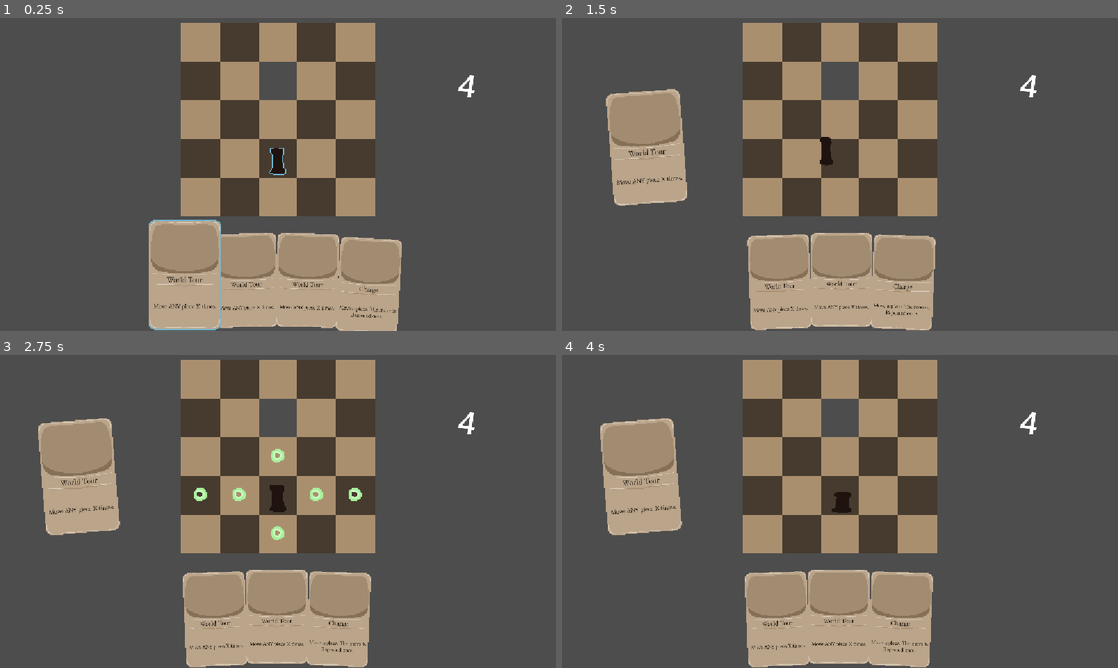
Above: before the commit, frames 1-4 (two rows, left to right).
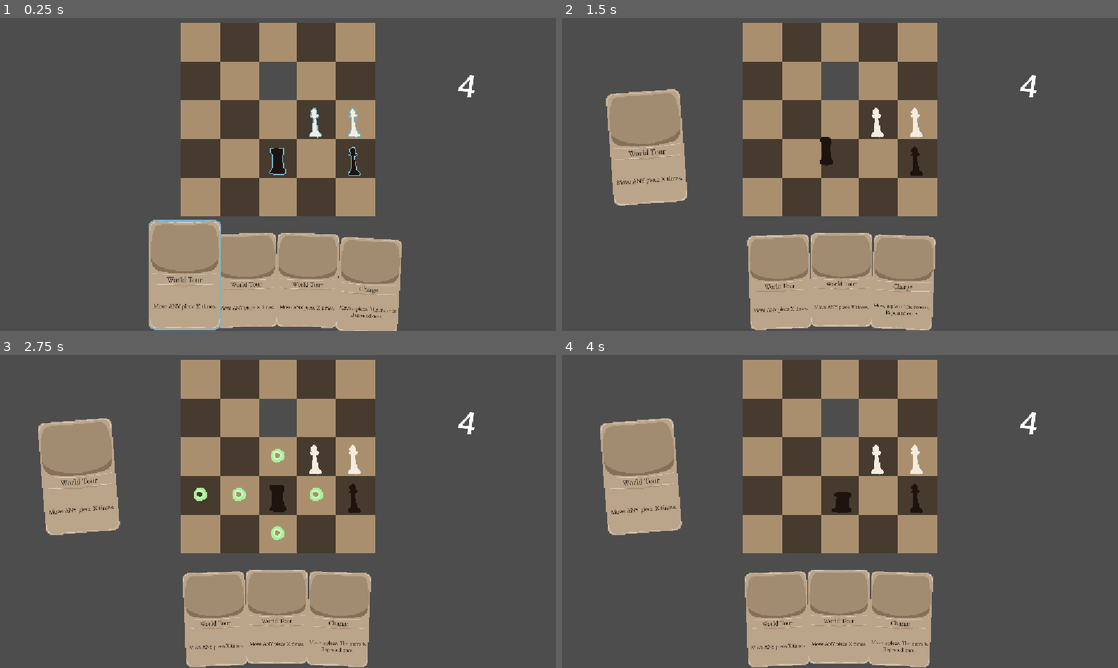
Above: after the commit, the same moments.

Repository: yourname3/gmtk-2026
Game: Godot game, scene res://levels/level_wip.tscn
Same seed, same stepped clock (60 frames per second), same inputs: the game is played once before the commit and once after it. This scene is started directly instead of the project's main scene.
Inputs (mouse positions are in pixels of both pictures, inside the frame that each line leads up to):
- Up to frame 1 (0.25 s): no input
- Up to frame 2 (1.5 s): move the mouse to (840, 158) at 0.52 s; click (840, 158) at 0.6 s; tap Enter at 1.25 s; move the mouse to (801, 158) at 1.27 s; click (801, 158) at 1.35 s
- Up to frame 3 (2.75 s): tap Space at 2 s; move the mouse to (278, 495) at 2.02 s; click (278, 495) at 2.1 s
- Up to frame 4 (4 s): tap Enter at 2.75 s; move the mouse to (762, 495) at 2.77 s; click (762, 495) at 2.85 s; move the mouse to (840, 495) at 3.52 s; click (840, 495) at 3.6 s

The runs differ from the first frame. In frame 1, 0.3% of the frame differs, in the area x 55-65%, y 28-51%; in frame 2, 0.3%; in frame 3, 0.4%, in the area x 55-66%, y 28-51%; in frame 4, 0.3%.

Commit message:
a puzzle that did not work very well

Diff:
--- a/card/card_data.gd
+++ b/card/card_data.gd
@@ -18,6 +18,8 @@
 	MoveSamePieceX,
 	SACRIFICE_ON_CAPTURE,
 	KNIGHT_ON_CAPTURE,
+	REPEAT_X,
+	REPEAT_TWO,
 }
 
 @export var activation: Activate = Activate.PieceMove
@@ -40,6 +42,23 @@
 				pos += diff
 				Board.move(piece, pos)
 				await SignalBus.piece_moved
+		SpecialAbility.REPEAT_TWO:
+			var piece = Piece.last_move_piece
+			var pos := Piece.last_move_end
+			var diff := Piece.last_move_end - Piece.last_move_start
+			for i in range(0, 2):
+				pos += diff
+				Board.move(piece, pos)
+				await SignalBus.piece_moved
+		SpecialAbility.REPEAT_X:
+			var piece = Piece.last_move_piece
+			var pos := Piece.last_move_end
+			var diff := Piece.last_move_end - Piece.last_move_start
+			var repeats := Clock.instance.count
+			for i in range(0, repeats):
+				pos += diff
+				Board.move(piece, pos)
+				await SignalBus.piece_moved
 		SpecialAbility.SACRIFICE_ON_CAPTURE:
 			if Piece.last_move_capture != null:
 				Board.instance.kill_piece(Piece.last_move_piece)
--- /dev/null
+++ b/cards/repeat_move_two.tres
@@ -0,0 +1,10 @@
+[gd_resource type="Resource" script_class="CardData" format=3 uid="uid://lwscy4ygmqrh"]
+
+[ext_resource type="Script" uid="uid://dfant1e3uq18d" path="res://card/card_data.gd" id="1_elhr5"]
+
+[resource]
+script = ExtResource("1_elhr5")
+ability = 7
+name = "Dash"
+description = "Move a piece. The move is repeated twice."
+metadata/_custom_type_script = "uid://dfant1e3uq18d"
--- /dev/null
+++ b/cards/repeat_move_x.tres
@@ -0,0 +1,10 @@
+[gd_resource type="Resource" script_class="CardData" format=3 uid="uid://c7psbltdukbmn"]
+
+[ext_resource type="Script" uid="uid://dfant1e3uq18d" path="res://card/card_data.gd" id="1_gq5ct"]
+
+[resource]
+script = ExtResource("1_gq5ct")
+ability = 6
+name = "Beeline"
+description = "Move a piece. The move is repeated X times."
+metadata/_custom_type_script = "uid://dfant1e3uq18d"
--- a/chessboard/board.gd
+++ b/chessboard/board.gd
@@ -83,6 +83,12 @@
 		return out.add(pos, piece_map.get(pos), true)
 	return false
 
+func add_if_not_captureable(pos: Vector2i, out: MoveCalculator) -> bool:
+	var tile = get_cell_source_id(0, pos)
+	if tile != -1:
+		return out.add(pos, piece_map.get(pos), false, true)
+	return false
+
 #func get_single_move(desired_pos: Vector2i, out: MoveCalculator) -> void:
 	#add_if_on_board(desired_pos, out)
 
--- /dev/null
+++ b/levels/charge_lineup_variation1.tscn
@@ -0,0 +1,45 @@
+[gd_scene format=3 uid="uid://clbbbg3xuhlhr"]
+
+[ext_resource type="PackedScene" uid="uid://1bape5xetsht" path="res://level_base.tscn" id="1_2h1uc"]
+[ext_resource type="PackedScene" uid="uid://c2kifjh1wo0y5" path="res://piece/piece.tscn" id="2_l0eqf"]
+[ext_resource type="Script" uid="uid://dfant1e3uq18d" path="res://card/card_data.gd" id="3_dw55n"]
+[ext_resource type="Resource" uid="uid://caqlqi7aenrmf" path="res://cards/move.tres" id="4_141ac"]
+[ext_resource type="Resource" uid="uid://2j0d8g238d0v" path="res://cards/move_any_then_sacrifice_on_capture.tres" id="5_pir2h"]
+[ext_resource type="Resource" uid="uid://b3gif8w5gjjkt" path="res://cards/move_any_then_knight_on_capture.tres" id="6_oqugp"]
+[ext_resource type="Resource" uid="uid://c7psbltdukbmn" path="res://cards/repeat_move_x.tres" id="7_m3vd2"]
+
+[node name="Level" unique_id=1114344541 instance=ExtResource("1_2h1uc")]
+
+[node name="ChessBoard" parent="." index="1" unique_id=854148038]
+layer_0/tile_data = PackedInt32Array(0, 0, 0, 65537, 0, 0, 1, 65536, 0, 65538, 65536, 0, 65536, 65536, 0, 2, 0, 0, 65539, 0, 0, 3, 65536, 0, 65540, 65536, 0, 4, 0, 0, 5, 65536, 0, 65541, 0, 0, 6, 0, 0, 65542, 65536, 0, 7, 65536, 0, 65543, 0, 0, 8, 0, 0, 65544, 65536, 0, 9, 65536, 0, 65545, 0, 0)
+
+[node name="Piece" parent="." index="3" unique_id=1638246795 instance=ExtResource("2_l0eqf")]
+position = Vector2(256, 256)
+type = 1
+
+[node name="Piece3" parent="." index="4" unique_id=1832946541 instance=ExtResource("2_l0eqf")]
+position = Vector2(512, 256)
+type = 1
+is_black = false
+
+[node name="Piece4" parent="." index="5" unique_id=642502081 instance=ExtResource("2_l0eqf")]
+position = Vector2(1280, 256)
+type = 1
+is_black = false
+
+[node name="Piece5" parent="." index="6" unique_id=1447030782 instance=ExtResource("2_l0eqf")]
+position = Vector2(1792, 256)
+type = 1
+is_black = false
+
+[node name="Piece6" parent="." index="7" unique_id=2123289376 instance=ExtResource("2_l0eqf")]
+position = Vector2(1280, 0)
+type = 1
+
+[node name="Piece2" parent="." index="8" unique_id=1103602809 instance=ExtResource("2_l0eqf")]
+position = Vector2(256, 0)
+type = 1
+is_black = false
+
+[node name="CardHand" parent="CanvasLayer/Control" parent_id_path=PackedInt32Array(746026494) index="0" unique_id=850826435]
+cards = Array[ExtResource("3_dw55n")]([ExtResource("4_141ac"), ExtResource("5_pir2h"), ExtResource("6_oqugp"), ExtResource("7_m3vd2")])
--- /dev/null
+++ b/levels/charge_lineup_variation2.tscn
@@ -0,0 +1,37 @@
+[gd_scene format=3 uid="uid://3hhblcoy1y82"]
+
+[ext_resource type="PackedScene" uid="uid://1bape5xetsht" path="res://level_base.tscn" id="1_5u656"]
+[ext_resource type="PackedScene" uid="uid://c2kifjh1wo0y5" path="res://piece/piece.tscn" id="2_tp7o0"]
+[ext_resource type="Script" uid="uid://dfant1e3uq18d" path="res://card/card_data.gd" id="3_2kehs"]
+[ext_resource type="Resource" uid="uid://caqlqi7aenrmf" path="res://cards/move.tres" id="4_mkcqk"]
+[ext_resource type="Resource" uid="uid://lwscy4ygmqrh" path="res://cards/repeat_move_two.tres" id="6_dslp4"]
+
+[node name="Level" unique_id=1114344541 instance=ExtResource("1_5u656")]
+
+[node name="ChessBoard" parent="." index="1" unique_id=854148038]
+layer_0/tile_data = PackedInt32Array(0, 0, 0, 65537, 0, 0, 1, 65536, 0, 65538, 65536, 0, 65536, 65536, 0, 2, 0, 0, 65539, 0, 0, 3, 65536, 0, 65540, 65536, 0, 4, 0, 0, 5, 65536, 0, 65541, 0, 0, 6, 0, 0, 65542, 65536, 0, 131072, 0, 0, 131073, 65536, 0, 131074, 0, 0, 131075, 65536, 0, 131076, 0, 0, 131077, 65536, 0, 131078, 0, 0)
+
+[node name="Piece" parent="." index="2" unique_id=1638246795 instance=ExtResource("2_tp7o0")]
+position = Vector2(256, 256)
+type = 1
+
+[node name="Piece3" parent="." index="3" unique_id=1832946541 instance=ExtResource("2_tp7o0")]
+position = Vector2(1280, 256)
+type = 1
+is_black = false
+
+[node name="Piece4" parent="." index="4" unique_id=566826466 instance=ExtResource("2_tp7o0")]
+position = Vector2(768, 256)
+
+[node name="Piece5" parent="." index="5" unique_id=851613372 instance=ExtResource("2_tp7o0")]
+position = Vector2(512, 256)
+type = 2
+
+[node name="Piece10" parent="." index="6" unique_id=1563574467 instance=ExtResource("2_tp7o0")]
+position = Vector2(768, 512)
+
+[node name="Piece8" parent="." index="7" unique_id=713918756 instance=ExtResource("2_tp7o0")]
+position = Vector2(768, 0)
+
+[node name="CardHand" parent="CanvasLayer/Control" parent_id_path=PackedInt32Array(746026494) index="0" unique_id=850826435]
+cards = Array[ExtResource("3_2kehs")]([ExtResource("4_mkcqk"), ExtResource("4_mkcqk"), ExtResource("6_dslp4")])
--- a/levels/level_wip.tscn
+++ b/levels/level_wip.tscn
@@ -17,3 +17,14 @@
 [node name="Piece" parent="." index="4" unique_id=1638246795 instance=ExtResource("2_swfah")]
 position = Vector2(512, 768)
 type = 1
+
+[node name="Piece2" parent="." index="5" unique_id=229057562 instance=ExtResource("2_swfah")]
+position = Vector2(1024, 768)
+
+[node name="Piece3" parent="." index="6" unique_id=1369443560 instance=ExtResource("2_swfah")]
+position = Vector2(1024, 512)
+is_black = false
+
+[node name="Piece4" parent="." index="7" unique_id=880058884 instance=ExtResource("2_swfah")]
+position = Vector2(768, 512)
+is_black = false
--- /dev/null
+++ b/levels/pawn_charge1.tscn
@@ -0,0 +1,34 @@
+[gd_scene format=3 uid="uid://chpy4jcihcqc3"]
+
+[ext_resource type="PackedScene" uid="uid://1bape5xetsht" path="res://level_base.tscn" id="1_okipf"]
+[ext_resource type="PackedScene" uid="uid://c2kifjh1wo0y5" path="res://piece/piece.tscn" id="2_b6anb"]
+[ext_resource type="Script" uid="uid://dfant1e3uq18d" path="res://card/card_data.gd" id="2_cquey"]
+[ext_resource type="Resource" uid="uid://caqlqi7aenrmf" path="res://cards/move.tres" id="3_i2hyh"]
+[ext_resource type="Resource" uid="uid://blm2qo2rq08c6" path="res://cards/repeat_move_once.tres" id="4_ghxy5"]
+
+[node name="Level" unique_id=1114344541 instance=ExtResource("1_okipf")]
+
+[node name="ChessBoard" parent="." index="1" unique_id=854148038]
+layer_0/tile_data = PackedInt32Array(0, 0, 0, 65537, 0, 0, 131074, 0, 0, 196611, 0, 0, 1, 65536, 0, 65538, 65536, 0, 131075, 65536, 0, 65536, 65536, 0, 131073, 65536, 0, 196610, 65536, 0, 2, 0, 0, 65539, 0, 0, 131072, 0, 0, 196609, 0, 0, 196608, 65536, 0, 3, 65536, 0)
+
+[node name="CardHand" parent="CanvasLayer/Control" parent_id_path=PackedInt32Array(746026494) index="0" unique_id=850826435]
+cards = Array[ExtResource("2_cquey")]([ExtResource("3_i2hyh"), ExtResource("3_i2hyh"), ExtResource("4_ghxy5")])
+
+[node name="Piece" parent="." index="5" unique_id=1638246795 instance=ExtResource("2_b6anb")]
+position = Vector2(0, 768)
+
+[node name="Piece2" parent="." index="6" unique_id=341139593 instance=ExtResource("2_b6anb")]
+position = Vector2(0, 512)
+type = 1
+
+[node name="Piece3" parent="." index="7" unique_id=1778452260 instance=ExtResource("2_b6anb")]
+position = Vector2(256, 512)
+is_black = false
+
+[node name="Piece4" parent="." index="8" unique_id=1129000264 instance=ExtResource("2_b6anb")]
+position = Vector2(256, 0)
+is_black = false
+
+[node name="Piece5" parent="." index="9" unique_id=451540206 instance=ExtResource("2_b6anb")]
+position = Vector2(768, 512)
+is_black = false
--- a/move_calculator.gd
+++ b/move_calculator.gd
@@ -6,13 +6,16 @@
 
 var moves: Array[Vector2i] = []
 
-func add(move: Vector2i, piece: Piece, require_capturable: bool = false) -> bool:
+func add(move: Vector2i, piece: Piece, require_capturable: bool = false, require_uncapturable: bool = false) -> bool:
 	var allow_further_moves: bool = true
 
 	if piece != null:
 		# Filter based on piece
 		if piece.is_black and not capture_black: return false
 		if not piece.is_black and not capture_white: return false
+
+		# We are able to capture this, so don't add the move
+		if require_uncapturable: return false
 
 		# we hit a piece, stop allowing moves in general
 		allow_further_moves = false
--- a/pause_menu/pause_menu.tscn
+++ b/pause_menu/pause_menu.tscn
@@ -34,7 +34,7 @@
 "times": PackedFloat32Array(0),
 "transitions": PackedFloat32Array(1),
 "update": 1,
-"values": [true]
+"values": [false]
 }
 tracks/2/type = "value"
 tracks/2/imported = false
@@ -139,6 +139,7 @@
 [node name="PauseMenu" type="CanvasLayer" unique_id=2069674681]
 
 [node name="Control" type="Control" parent="." unique_id=1948528632]
+visible = false
 layout_mode = 3
 anchors_preset = 15
 anchor_right = 1.0
--- a/piece/piece.gd
+++ b/piece/piece.gd
@@ -166,7 +166,7 @@
 	match type:
 		Type.PAWN: # Black pawns move up, white pawns move down
 			var up: int = -1 if is_black else 1
-			b.add_if_on_board(pos + Vector2i(0, up), out)
+			b.add_if_not_captureable(pos + Vector2i(0, up), out)
 			b.add_if_captureable(pos + Vector2i(-1, up), out)
 			b.add_if_captureable(pos + Vector2i( 1, up), out)
 		Type.ROOK:
